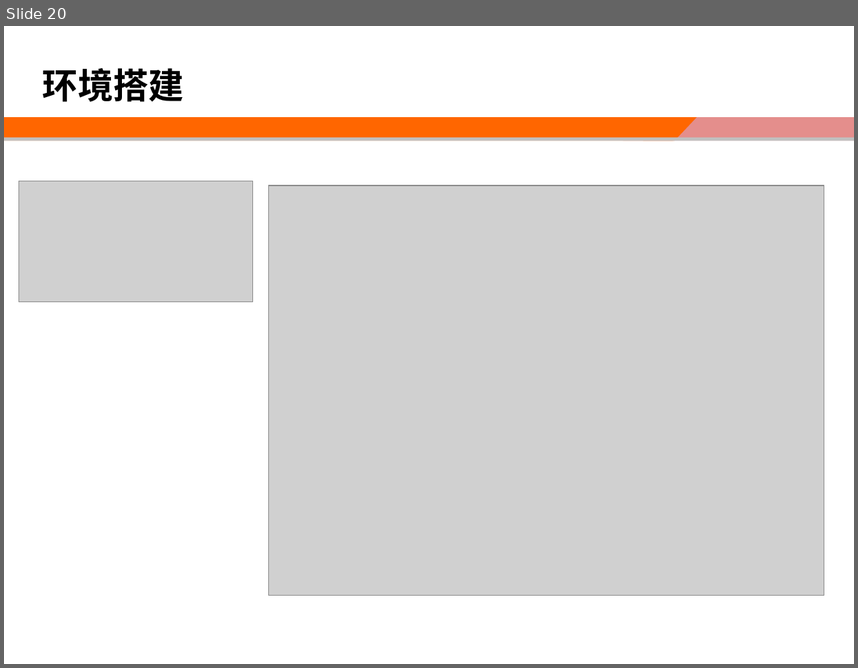
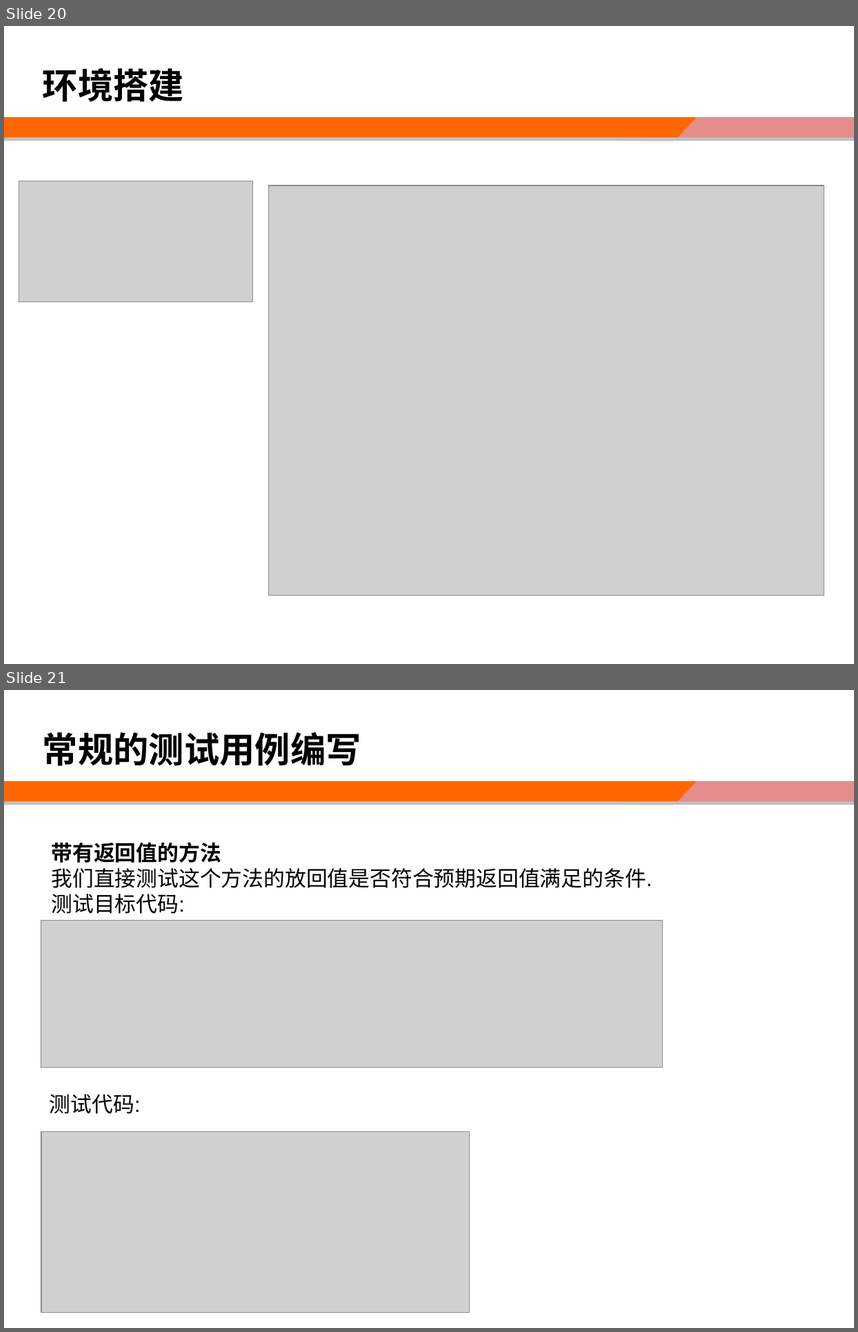
Before and after one commit to zhaosw/doc, a slide deck: 单元测试教程.ppt. Shown one above the other, each under a label of ours: slide 20 before the commit, slides 20 and 21 after it. The pictures are 858x668 and 858x1332 pixels, drawn with LibreOffice and Linux fonts; fonts in the diff are those of the drawing; grey boxes stand for pictures; background and template pictures are left out. Boxes give left, top, right and bottom in pixels: in the first picture for what was removed or moved away, otherwise in the second. Text is boxed around its words. In the diff, an @@ line names an element or a change of style, - is before the commit and + after.

```diff
--- a/单元测试教程.ppt
+++ b/单元测试教程.ppt
@@ slide 21 added at <box>4,690,854,1328</box>, background #FFFFFF; not listed: 4 template elements that a slide beside it also shows @@
@@ text added at <box>43,732,361,766</box>, 30 pt, text #000000, bold @@
+常规的测试用例编写
@@ text added at <box>52,842,653,914</box>, 18 pt, text #000000 @@
+带有返回值的方法
+我们直接测试这个方法的放回值是否符合预期返回值满足的条件.
+测试目标代码:
@@ picture added at <box>41,920,663,1067</box> @@
@@ text added at <box>50,1094,141,1114</box>, 18 pt, text #000000 @@
+测试代码:
@@ picture added at <box>41,1131,470,1312</box> @@
```
Also in this commit, not shown: 7 slides changed, 11 other slides added, 2 slides removed.
